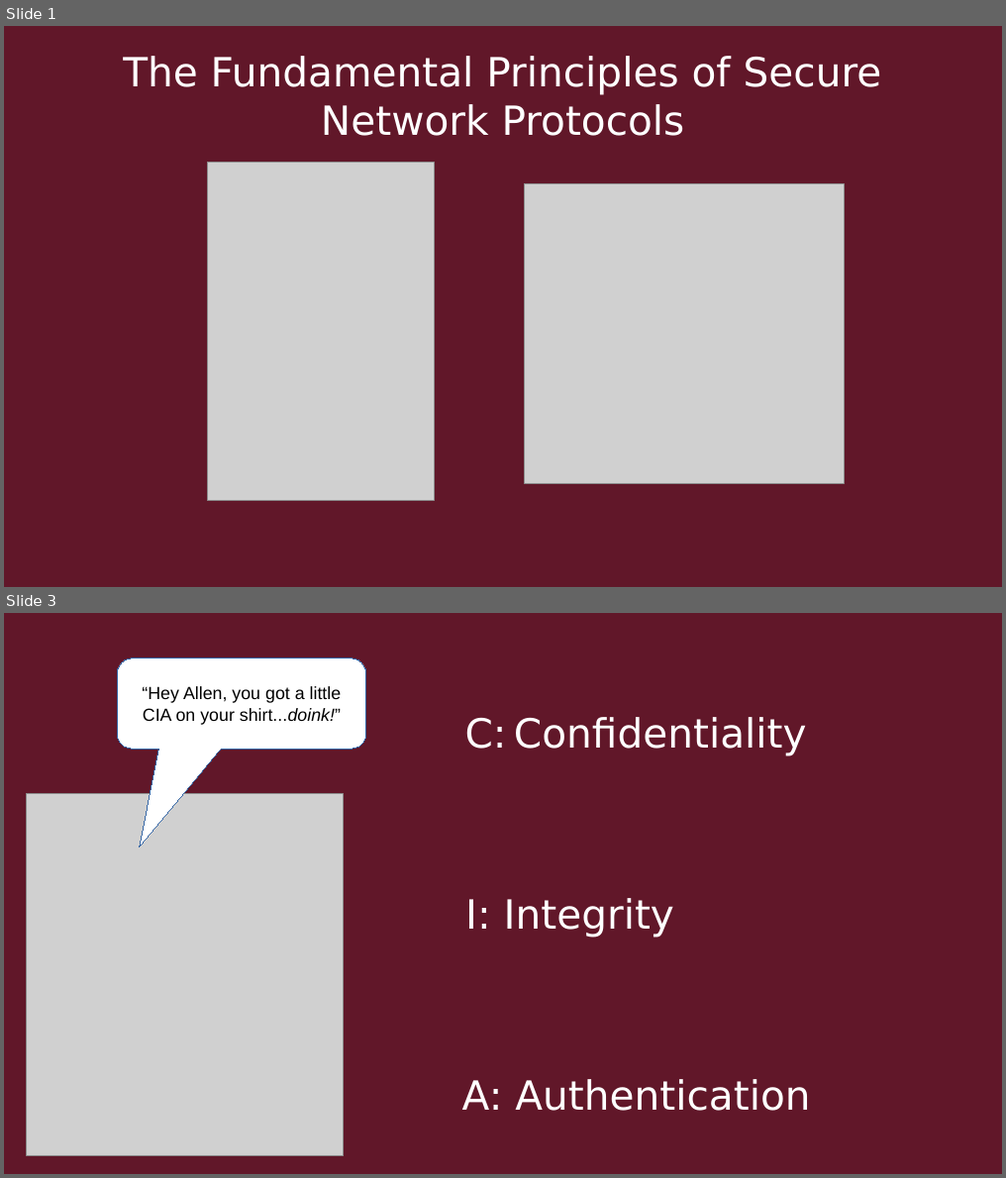
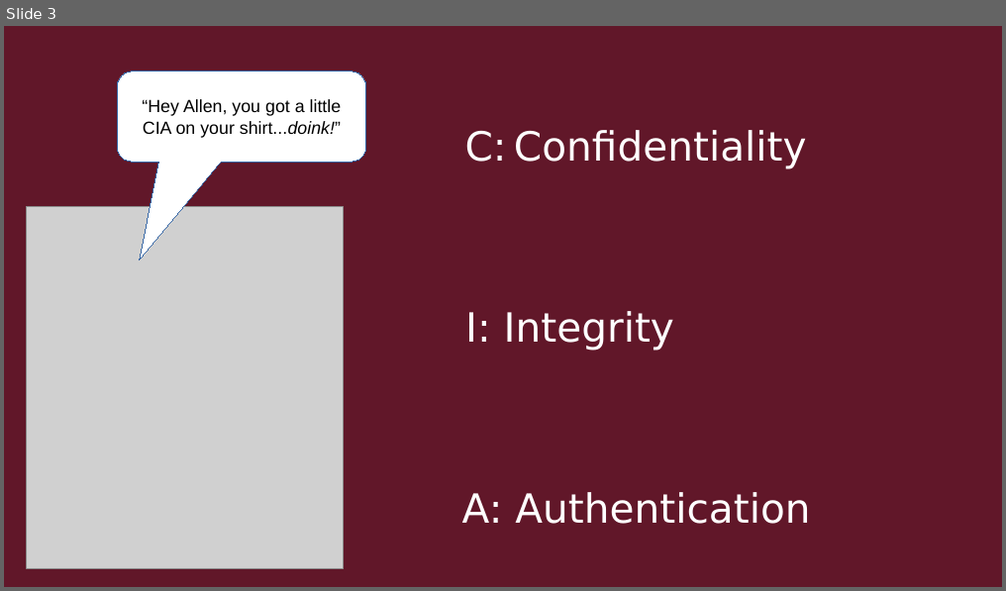
Before and after one commit to Quin-Darcy/seccom, a slide deck: presentation/cryptography_and_network_protocols.odp. Shown one above the other, each under a label of ours: slides 1 and 3 before the commit, slide 3 after it; the slides between them are not shown. The pictures are 1006x1178 and 1006x591 pixels, drawn with LibreOffice and Linux fonts; fonts in the diff are those of the drawing; grey boxes stand for pictures. Boxes give left, top, right and bottom in pixels: in the first picture for what was removed or moved away, otherwise in the second. Text is boxed around its words. In the diff, an @@ line names an element or a change of style, - is before the commit and + after.

Commit message:
added more slides and pictures

```diff
--- a/presentation/cryptography_and_network_protocols.odp
+++ b/presentation/cryptography_and_network_protocols.odp
@@ slide 1 removed at (x1=4, y1=26, x2=1002, y2=587), background #611729 @@
@@ title removed at (x1=123, y1=56, x2=882, y2=136) @@
-The Fundamental Principles of Secure Network Protocols
@@ picture removed at (x1=208, y1=162, x2=434, y2=501) @@
@@ picture removed at (x1=525, y1=184, x2=845, y2=483) @@
```
Also in this commit, not shown: 3 slides changed, 12 slides added, 4 other files.
